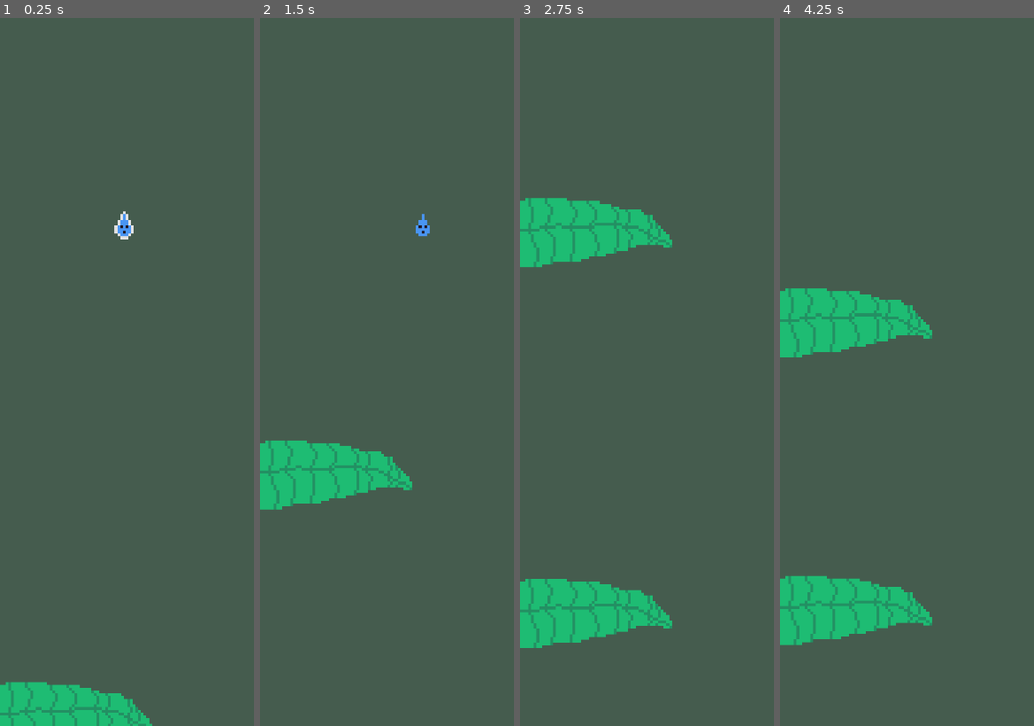
Above: before the commit, frames 1-4 (left to right).
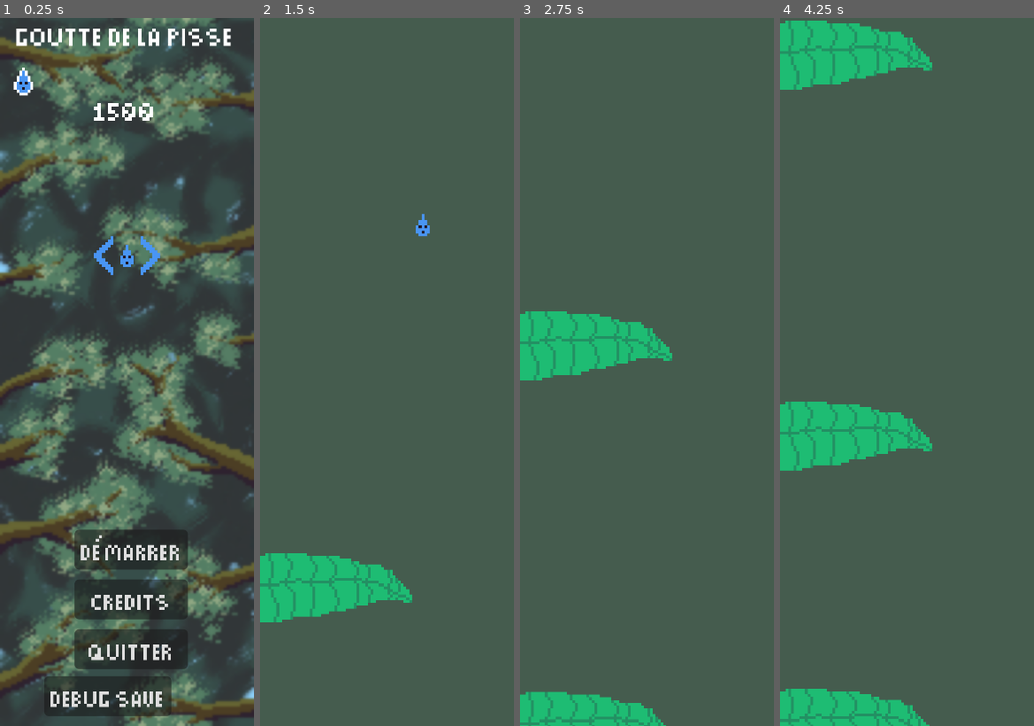
Above: after the commit, the same moments.

Repository: BrokHoly/gamejam_goutte
Game: Godot game, scene res://menu/menu.tscn
Two runs of this game, one before a commit and one after it. Both use one fixed random seed, a clock stepped at 60 frames per second and the inputs below. Before the commit the project starts from res://levels/level_0.tscn.
Inputs (mouse positions are in pixels of both pictures, inside the frame that each line leads up to):
- Up to frame 1 (0.25 s): no input
- Up to frame 2 (1.5 s): click (392, 549) at 0.5 s, where only the run after the commit has a clickable "démarrer"; hold Right (move_right) from 1.28 s (still down); tap Q (toggle_ice) at 1.35 s
- Up to frame 3 (2.75 s): release Right (move_right) at 2.03 s; hold Down (move_down) from 2.03 s (still down); tap E (toggle_snow) at 2.1 s
- Up to frame 4 (4.25 s): release Down (move_down) at 2.78 s; hold Right (move_right) 2.78-3.53 s; tap Q (toggle_ice) at 2.85 s; hold Up (move_up) from 3.53 s (still down); tap E (toggle_snow) at 3.6 s

The runs differ from the first frame. In frame 1, 72% of the frame differs, in the area x 0-100%, y 0-100%; in frame 2, 8.4%; in frame 3, 15%; in frame 4, 19%.

Commit message:
pas mal de trucs

Diff:
--- /dev/null
+++ b/Assets/UI/HP.tscn
@@ -0,0 +1,11 @@
+[gd_scene format=3 uid="uid://b0t1i1lik4g8r"]
+
+[ext_resource type="Texture2D" uid="uid://bepbfgv0t2a34" path="res://Assets/UI/HPfull1.png" id="1_mwl4k"]
+[ext_resource type="Script" uid="uid://dimgrmqjs5u1g" path="res://Assets/UI/hp.gd" id="2_mj5gs"]
+
+[node name="TextureRect" type="TextureRect" unique_id=204977200]
+offset_right = 16.0
+offset_bottom = 16.0
+texture = ExtResource("1_mwl4k")
+stretch_mode = 2
+script = ExtResource("2_mj5gs")
--- /dev/null
+++ b/Assets/UI/hp.gd
@@ -0,0 +1,16 @@
+extends TextureRect
+
+
+
+func take_damage(number_of_hp: int) -> void :
+	if(number_of_hp == 3):
+		texture = load("res://Assets/UI/HPfull1.png")
+	elif (number_of_hp == 2):
+		texture = load("res://Assets/UI/HPfull2.png")
+	elif(number_of_hp == 1):
+		texture = load("res://Assets/UI/HPfull3.png")
+	elif(number_of_hp ==0 ):
+		print("LE PERSONNAGE EST MORT")
+
+
+	pass
--- a/levels/level_0.tscn
+++ b/levels/level_0.tscn
@@ -40,3 +40,5 @@
 
 [node name="RightAnchor" type="Marker2D" parent="ObstacleSpawner" unique_id=309987629]
 position = Vector2(92, 269)
+
+[node name="Parallax2D" type="Parallax2D" parent="." unique_id=1455350834]
--- /dev/null
+++ b/menu/blur.gdshader
@@ -0,0 +1,14 @@
+shader_type canvas_item;
+
+uniform float blur_amount : hint_range(0.0, 8.0) = 2.0;
+
+uniform sampler2D screen_texture : hint_screen_texture, filter_linear_mipmap;
+
+void fragment() {
+	vec4 color = textureLod(screen_texture, SCREEN_UV, blur_amount);
+	COLOR = color;
+}
+//void light() {
+//	// Called for every pixel for every light affecting the CanvasItem.
+//	// Uncomment to replace the default light processing function with this one.
+//}
--- /dev/null
+++ b/menu/menu.gdshader
@@ -0,0 +1,10 @@
+shader_type canvas_item;
+
+uniform float blur_amount : hint_range(0.0, 8.0) = 2.0;
+
+uniform sampler2D screen_texture : hint_screen_texture, filter_linear_mipmap;
+
+void fragment() {
+	vec4 color = textureLod(screen_texture, SCREEN_UV, blur_amount);
+	COLOR = color;
+}
--- a/menu/menu.tscn
+++ b/menu/menu.tscn
@@ -3,12 +3,33 @@
 [ext_resource type="Theme" uid="uid://3wq2jg2uqmn6" path="res://Assets/Theme/UITheme.tres" id="1_j0t7f"]
 [ext_resource type="Script" uid="uid://vxt5jdbwrvqr" path="res://menu/menu_manager.gd" id="1_v6yed"]
 [ext_resource type="Texture2D" uid="uid://deekqwdkrkj2e" path="res://Assets/Sprites/MainCharacter/GoutteNoOutline.png" id="2_pbjm4"]
+[ext_resource type="Texture2D" uid="uid://douqq14xebfhb" path="res://Assets/Sprites/Background/fond.png" id="2_s4hbh"]
 [ext_resource type="Script" uid="uid://6em8mog78mx" path="res://menu/skin_selector.gd" id="2_svuvw"]
 [ext_resource type="Texture2D" uid="uid://vvutqnn7hqvw" path="res://Assets/UI/ArrowLeft.png" id="3_svuvw"]
 [ext_resource type="Texture2D" uid="uid://krkjwramlpdk" path="res://Assets/UI/ArrowLeftHovert.png" id="5_juveg"]
+[ext_resource type="PackedScene" uid="uid://b0t1i1lik4g8r" path="res://Assets/UI/HP.tscn" id="7_v6yed"]
+[ext_resource type="Shader" uid="uid://cx6fvkp7milq1" path="res://menu/menu.gdshader" id="9_6fswf"]
+
+[sub_resource type="ShaderMaterial" id="ShaderMaterial_bc54p"]
+shader = ExtResource("9_6fswf")
+shader_parameter/blur_amount = 1.4730000699675
+
+[sub_resource type="PlaceholderTexture2D" id="PlaceholderTexture2D_6fswf"]
 
 [node name="Menu" type="Node2D" unique_id=134614102]
 script = ExtResource("1_v6yed")
+
+[node name="TextureRect2" type="TextureRect" parent="." unique_id=1386440413]
+texture_filter = 1
+offset_right = 92.0
+offset_bottom = 256.0
+texture = ExtResource("2_s4hbh")
+
+[node name="Blur" type="TextureRect" parent="." unique_id=558716781]
+material = SubResource("ShaderMaterial_bc54p")
+offset_right = 92.0
+offset_bottom = 256.0
+texture = SubResource("PlaceholderTexture2D_6fswf")
 
 [node name="Demarrer" type="Button" parent="." unique_id=1125932846]
 offset_left = 27.0
@@ -18,6 +39,15 @@
 scale = Vector2(0.555, 0.555)
 theme = ExtResource("1_j0t7f")
 text = "démarrer"
+
+[node name="Debug" type="Button" parent="." unique_id=280505654]
+offset_left = 16.0
+offset_top = 238.00002
+offset_right = 90.0
+offset_bottom = 264.0
+scale = Vector2(0.555, 0.555)
+theme = ExtResource("1_j0t7f")
+text = "Debug Save"
 
 [node name="Credits" type="Button" parent="." unique_id=953472550]
 offset_left = 27.0
@@ -71,9 +101,9 @@
 anchors_preset = 15
 anchor_right = 1.0
 anchor_bottom = 1.0
-offset_left = -11.0
+offset_left = -12.0
 offset_top = -7.0
-offset_right = -4.0
+offset_right = -5.0
 offset_bottom = 7.0
 grow_horizontal = 2
 grow_vertical = 2
@@ -84,9 +114,9 @@
 anchors_preset = 15
 anchor_right = 1.0
 anchor_bottom = 1.0
-offset_left = 4.0
+offset_left = 5.0
 offset_top = -7.0
-offset_right = 11.0
+offset_right = 12.0
 offset_bottom = 7.0
 grow_horizontal = 2
 grow_vertical = 2
@@ -97,7 +127,13 @@
 [node name="Camera2D" type="Camera2D" parent="." unique_id=1267309387]
 position = Vector2(46, 128)
 
+[node name="GoutteHP" parent="." unique_id=204977200 instance=ExtResource("7_v6yed")]
+texture_filter = 1
+offset_top = 15.0
+offset_bottom = 31.0
+
 [connection signal="pressed" from="Demarrer" to="." method="_on_demarrer_pressed"]
+[connection signal="pressed" from="Debug" to="." method="_on_debug_pressed"]
 [connection signal="pressed" from="Quitter" to="." method="_on_quitter_pressed"]
 [connection signal="pressed" from="SkinSelector/ArrowLeft" to="SkinSelector" method="_on_arrow_left_pressed"]
 [connection signal="pressed" from="SkinSelector/ArrowRight" to="SkinSelector" method="_on_arrow_right_pressed"]
--- a/menu/menu_manager.gd
+++ b/menu/menu_manager.gd
@@ -1,12 +1,45 @@
 extends Node2D
 
+
+const highest_score: String = "highest_score"
 
 
 
 func _on_demarrer_pressed() -> void:
-	#TODO go to main scene
-	pass
+	get_tree().change_scene_to_file("res://levels/level_0.tscn")
 
 
 func _on_quitter_pressed() -> void:
 	get_tree().quit()
+
+func save_highest_score(score : int) -> void:
+	var save_file = FileAccess.open("user://savegame.save", FileAccess.WRITE)
+	var save_dict = {
+		highest_score: score,
+	}
+	var json_string = JSON.stringify(save_dict)
+	save_file.store_line(json_string)
+
+func load_highest_score() -> int:
+	if not FileAccess.file_exists("user://savegame.save"):
+		return -1 # Error! We don't have a save to load.
+
+	var save_file = FileAccess.open("user://savegame.save", FileAccess.READ)
+	while save_file.get_position() < save_file.get_length():
+		var json_string = save_file.get_line()
+		var json = JSON.new()
+		var parse_result = json.parse(json_string)
+
+		if not parse_result == OK:
+			print("JSON Parse Error: ", json.get_error_message(), " in ", json_string, " at line ", json.get_error_line())
+			continue
+
+		var node_data = json.data
+		var found = node_data[highest_score]
+		return found
+
+	return -1
+
+
+func _on_debug_pressed() -> void:
+	save_highest_score(10)
--- a/menu/skin_selector.gd
+++ b/menu/skin_selector.gd
@@ -1,6 +1,6 @@
 extends Node2D
 
-@onready var base_skin: Sprite2D = $Sprite2D;
+@onready var base_skin: Sprite2D = $DefaultSkins;
 
 
 
--- a/project.godot
+++ b/project.godot
@@ -11,7 +11,7 @@
 [application]
 
 config/name="GameJam_Goutte"
-run/main_scene="uid://dxvfpix0rubdr"
+run/main_scene="uid://dre4jrg7b0oj8"
 config/features=PackedStringArray("4.6", "GL Compatibility")
 boot_splash/bg_color=Color(0.70980394, 0.14117648, 0.14117648, 1)
 boot_splash/stretch_mode=4
Binary file added: Assets/Sprites/Background/fond.png
Not shown, added: Assets/Sprites/Background/fond.png.import
Binary file removed: Assets/UI/HP-1.png
Binary file changed: Assets/UI/HP.aseprite
Binary file added: Assets/UI/HPfull1.png
Not shown, added: Assets/UI/HPfull1.png.import
Binary file added: Assets/UI/HPfull2.png
Not shown, added: Assets/UI/HPfull2.png.import
Binary file added: Assets/UI/HPfull3.png
Not shown, added: Assets/UI/HPfull3.png.import
Not shown, added: Assets/UI/hp.gd.uid
Not shown, added: export_presets.cfg
(and 6 more such lines)
